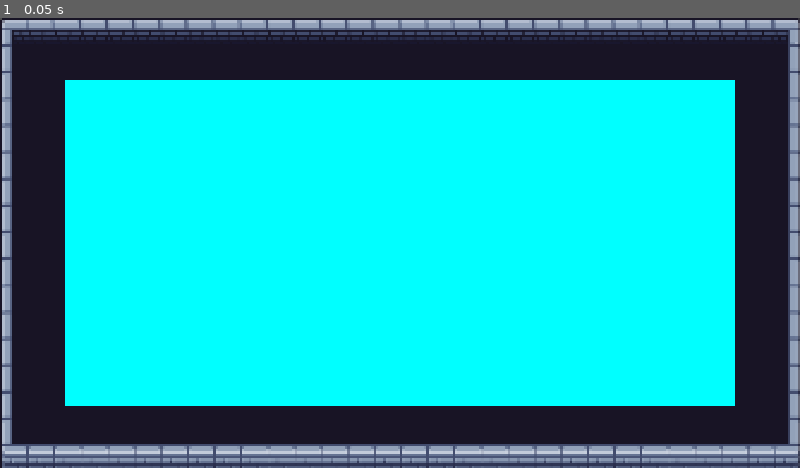
Above: before the commit, frame 1.
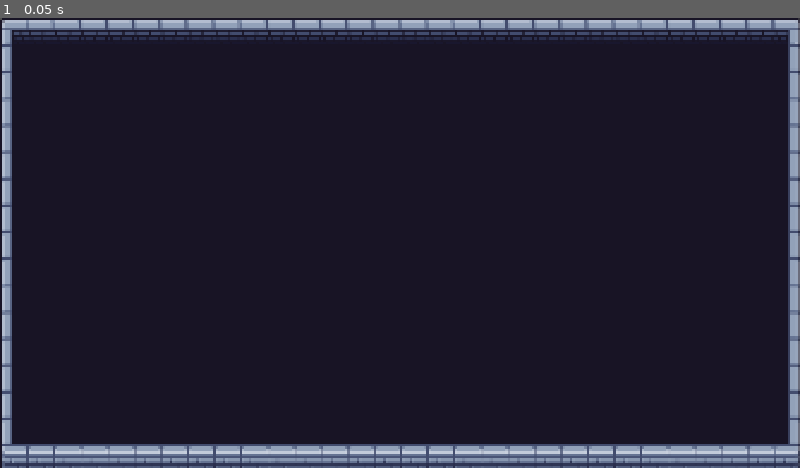
Above: after the commit, the same moment.

Repository: mguo555/RGDC-Fall-2026
Game: Godot game, scene res://main_scene.tscn
Two runs of this game, one before a commit and one after it. Both use one fixed random seed, a clock stepped at 60 frames per second and the inputs below.
Inputs:
- Up to frame 1 (0.05 s): no input

The runs differ from the first frame. In frame 1, 61% of the frame differs, in the area x 8-92%, y 13-87%.

Commit message:
commiting before merging matthew's branch

Diff:
--- a/united-casino-game/blackjack.gd
+++ b/united-casino-game/blackjack.gd
@@ -1,9 +1,12 @@
 extends Node
+const player_bank = preload("res://player_bank.gd")
 
 var dealer = null
 var card_list = []
 var player_hand = []
 var next_card = null
+var player_bet = 0 # TODO FIGURE OUT HOW TO DEAL WITH BETS
+
 const SUITS = ["C", "S", "D", "H"]
 
 func _ready():
@@ -36,9 +39,18 @@
 
 func hit():
 	deal_card(player_hand)
-	# TODO indicator of busting
+	if Card.bust(player_hand):
+		bust()
 	if dealer.hit():
 		deal_card(dealer.get_hand())
+		if Card.bust(dealer.get_hand()):
+			win()
+
+func bust():
+	player_bank.pay(player_bet)
+
+func win():
+	player_bank.add(player_bet)
 
 func stand():
 	while dealer.hit():
--- a/united-casino-game/blackjack.tscn
+++ b/united-casino-game/blackjack.tscn
@@ -7,24 +7,3 @@
 anchor_bottom = 1.0
 grow_horizontal = 2
 grow_vertical = 2
-
-[node name="VBoxContainer" type="VBoxContainer" parent="." unique_id=1007409422]
-layout_mode = 1
-anchors_preset = 15
-anchor_right = 1.0
-anchor_bottom = 1.0
-grow_horizontal = 2
-grow_vertical = 2
-alignment = 1
-
-[node name="HBoxContainer" type="HBoxContainer" parent="VBoxContainer" unique_id=404683798]
-layout_mode = 2
-alignment = 1
-
-[node name="CenterContainer" type="CenterContainer" parent="VBoxContainer/HBoxContainer" unique_id=68738265]
-layout_mode = 2
-
-[node name="ColorRect" type="ColorRect" parent="VBoxContainer/HBoxContainer/CenterContainer" unique_id=1308066702]
-custom_minimum_size = Vector2(1610, 780)
-layout_mode = 2
-color = Color(0, 1, 1, 1)
--- /dev/null
+++ b/united-casino-game/player_bank.gd
@@ -0,0 +1,9 @@
+extends RefCounted
+
+static var money = 0
+
+static func pay(amount):
+	money -= amount
+
+static func add(amount):
+	money += amount
Not shown, added: united-casino-game/player_bank.gd.uid
